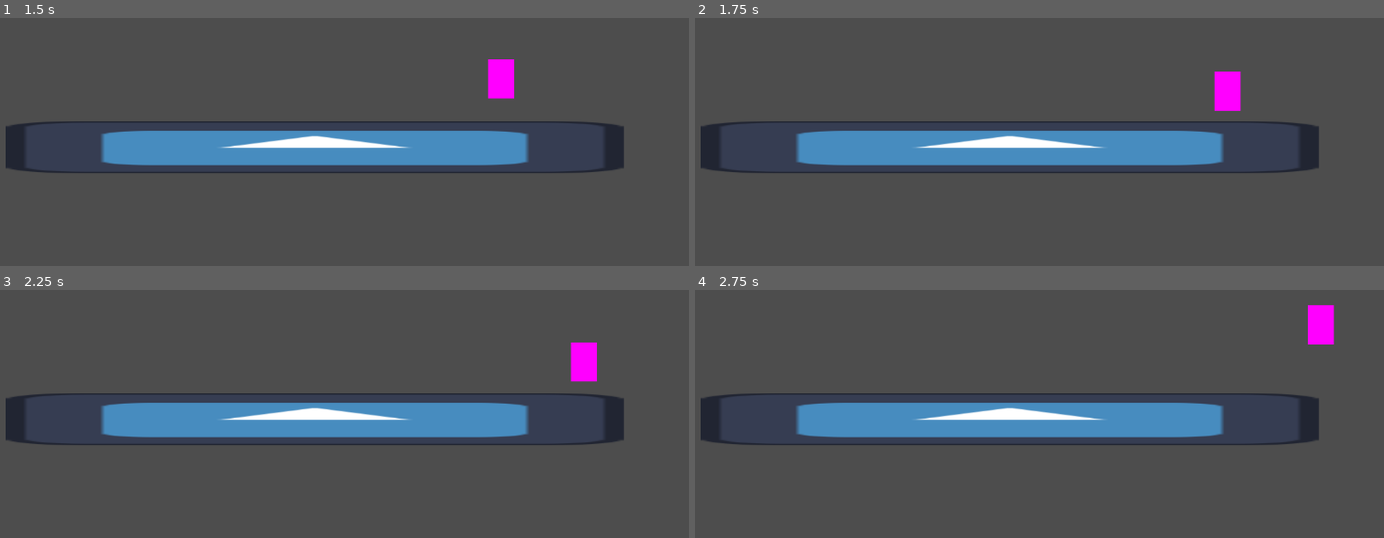
Above: before the commit, frames 1-4 (two rows, left to right).
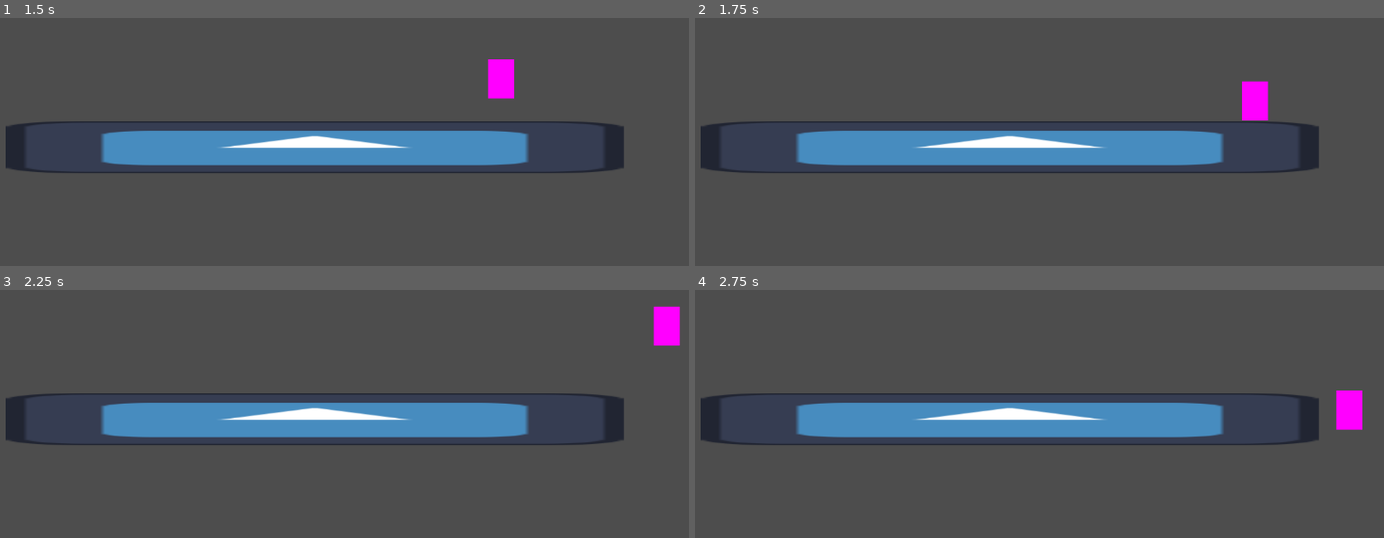
Above: after the commit, the same moments.

Repository: jneisen/avatargame
Game: Godot game, scene res://Scenes/test.tscn
Two runs of this game, one before a commit and one after it. Both use one fixed random seed, a clock stepped at 60 frames per second and the inputs below. The engine's default icon, where the game draws it, is replaced by a stand-in: a white triangle on a blue panel in a dark square.
Inputs:
- Up to frame 1 (1.5 s): hold Space (Attack) 0.53-1.28 s; hold D (Right) from 0.53 s (still down); tap W (Jump) at 0.77, 1.07 s; tap Shift (Special) at 0.8, 1.35 s
- Up to frame 2 (1.75 s): keep holding D (Right); tap W (Jump) at 1.52 s; tap X (test, bound only before the commit) at 1.55 s
- Up to frame 3 (2.25 s): tap W (Jump) at 1.82 s; release D (Right) at 2.03 s; hold A (Left) from 2.03 s (still down); hold X (test, bound only before the commit) from 2.03 s (still down)
- Up to frame 4 (2.75 s): keep holding A (Left); keep holding X (test, bound only before the commit); tap , (Attack2, bound only after the commit) at 2.3 s

Frame 1 is identical in both runs. In frame 2, 1.2% of the frame differs, in the area x 75-84%, y 21-42%; in frame 3, 1.3%, in the area x 82-99%, y 6-38%; in frame 4, 1.2%.

Commit message:
working on flipping the character and other visual aspects

Diff:
--- a/Scenes/character.tscn
+++ b/Scenes/character.tscn
@@ -14,7 +14,7 @@
 
 [node name="AnimationPlayer" type="AnimationPlayer" parent="."]
 
-[node name="temporary sprite" type="Sprite2D" parent="."]
+[node name="Player" type="Sprite2D" parent="."]
 position = Vector2(-4.76837e-07, 9.53674e-07)
 scale = Vector2(20, 30)
 texture = SubResource("PlaceholderTexture2D_8akw6")
--- a/Scripts/character.gd
+++ b/Scripts/character.gd
@@ -1,4 +1,6 @@
 extends CharacterBody2D
+
+var character = "Zuko"
 
 var playerMovement : Vector2
 @export var maxSpeed = 350.0
@@ -8,6 +10,7 @@
 @export var friction = 15.0
 @export var jumpHeight = 350.0
 @export var fallSpeedDecreaser = 0.6
+@export var player1 = true
 var hitstunTimer = 0
 var health = 0.0
 var lives = 3
@@ -23,21 +26,42 @@
 
 var facingLeft = false
 
+@onready var sprite = $Player
+@onready var animationPlayer = $AnimationPlayer
+
+func setCharacter(string):
+	character = string
+
+func _ready():
+	# if you are on zuko, load the correct moves
+	if(character == "Zuko"):
+		return
+	# if you are on katara, load the correct moves
+	else:
+		return
 
 func _process(_delta: float) -> void:
-	left = Input.is_action_pressed("Left")
-	right = Input.is_action_pressed("Right")
-	up = Input.is_action_pressed("Jump")
-	down = Input.is_action_pressed("Down")
+	# takes the input for each player
+	if(player1):
+		left = Input.is_action_pressed("Left")
+		right = Input.is_action_pressed("Right")
+		up = Input.is_action_pressed("Jump")
+		down = Input.is_action_pressed("Down")
 
-	attack = Input.is_action_pressed("Attack")
-	special = Input.is_action_pressed("Special")
+		attack = Input.is_action_pressed("Attack")
+		special = Input.is_action_pressed("Special")
+	else:
+		left = Input.is_action_pressed("Left2")
+		right = Input.is_action_pressed("Right2")
+		up = Input.is_action_pressed("Jump2")
+		down = Input.is_action_pressed("Down2")
 
-	if(Input.is_action_pressed("test")):
-		hit(Vector2(100, -100), 0.2, 1.0)
+		attack = Input.is_action_pressed("Attack2")
+		special = Input.is_action_pressed("Special2")
 
 	if(left && !facingLeft):
 		facingLeft = true
+		sprite
 	if(right && facingLeft):
 		facingLeft = false
 
--- a/project.godot
+++ b/project.godot
@@ -47,9 +47,34 @@
 "events": [Object(InputEventKey,"resource_local_to_scene":false,"resource_name":"","device":-1,"window_id":0,"alt_press …(195 unchanged characters)…
 ]
 }
-test={
+Jump2={
 "deadzone": 0.5,
-"events": [Object(InputEventKey,"resource_local_to_scene":fa …(140 unchanged characters)… d":false,"keycode":0,"physical_keycode":88,"key_label":0,"unicode":120,"location":0,"echo":false,"script":null)
+"events": [Object(InputEventKey,"resource_local_to_scene":fa …(140 unchanged characters)… d":false,"keycode":0,"physical_keycode":4194320,"key_label":0,"unicode":0,"location":0,"echo":false,"script":null)
+]
+}
+Left2={
+"deadzone": 0.5,
+"events": [Object(InputEventKey,"resource_local_to_scene":false,"resource_name":"","device":-1,"window_id":0,"alt_pressed":false,"shift_pressed":false,"ctrl_pressed":false,"meta_pressed":false,"pressed":false,"keycode":0,"physical_keycode":4194319,"key_label":0,"unicode":0,"location":0,"echo":false,"script":null)
+]
+}
+Right2={
+"deadzone": 0.5,
+"events": [Object(InputEventKey,"resource_local_to_scene":false,"resource_name":"","device":-1,"window_id":0,"alt_pressed":false,"shift_pressed":false,"ctrl_pressed":false,"meta_pressed":false,"pressed":false,"keycode":0,"physical_keycode":4194321,"key_label":0,"unicode":0,"location":0,"echo":false,"script":null)
+]
+}
+Down2={
+"deadzone": 0.5,
+"events": [Object(InputEventKey,"resource_local_to_scene":false,"resource_name":"","device":-1,"window_id":0,"alt_pressed":false,"shift_pressed":false,"ctrl_pressed":false,"meta_pressed":false,"pressed":false,"keycode":0,"physical_keycode":4194322,"key_label":0,"unicode":0,"location":0,"echo":false,"script":null)
+]
+}
+Attack2={
+"deadzone": 0.5,
+"events": [Object(InputEventKey,"resource_local_to_scene":false,"resource_name":"","device":-1,"window_id":0,"alt_pressed":false,"shift_pressed":false,"ctrl_pressed":false,"meta_pressed":false,"pressed":false,"keycode":0,"physical_keycode":44,"key_label":0,"unicode":44,"location":0,"echo":false,"script":null)
+]
+}
+Special2={
+"deadzone": 0.5,
+"events": [Object(InputEventKey,"resource_local_to_scene":false,"resource_name":"","device":-1,"window_id":0,"alt_pressed":false,"shift_pressed":false,"ctrl_pressed":false,"meta_pressed":false,"pressed":false,"keycode":0,"physical_keycode":46,"key_label":0,"unicode":46,"location":0,"echo":false,"script":null)
 ]
 }
 
